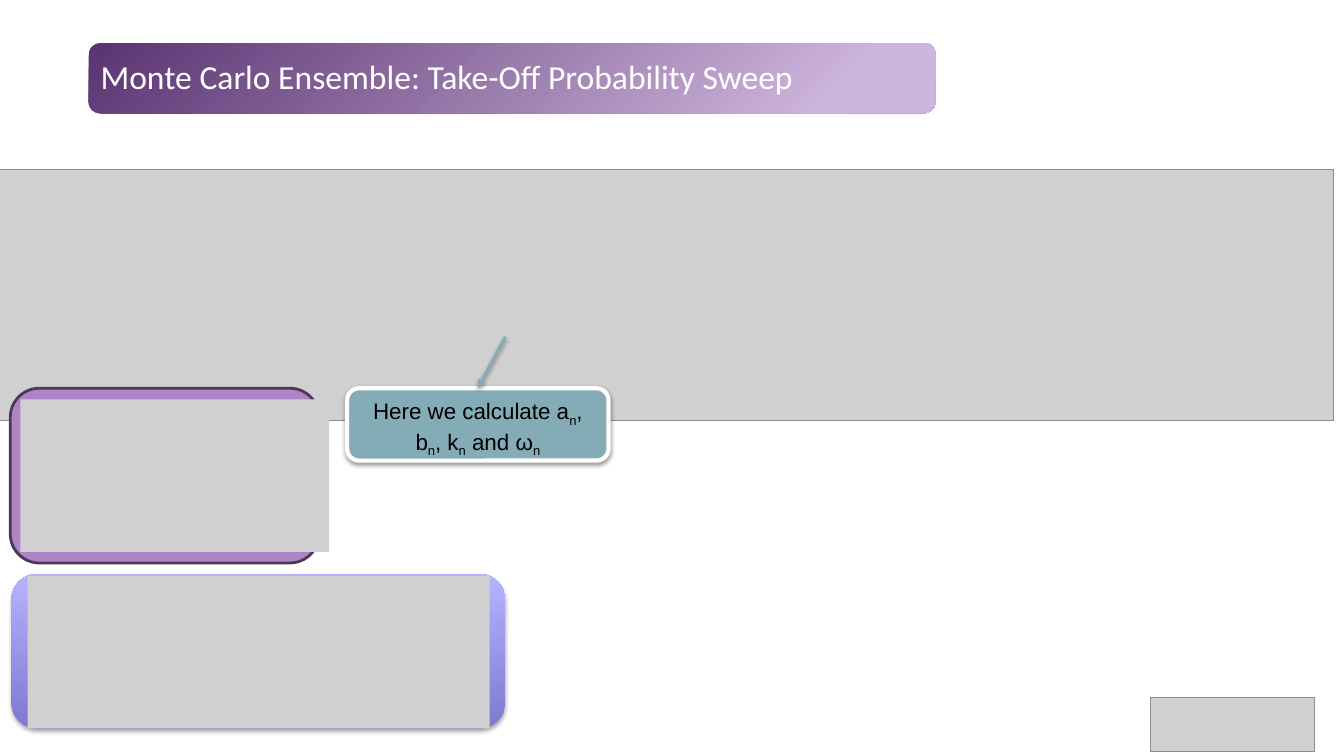
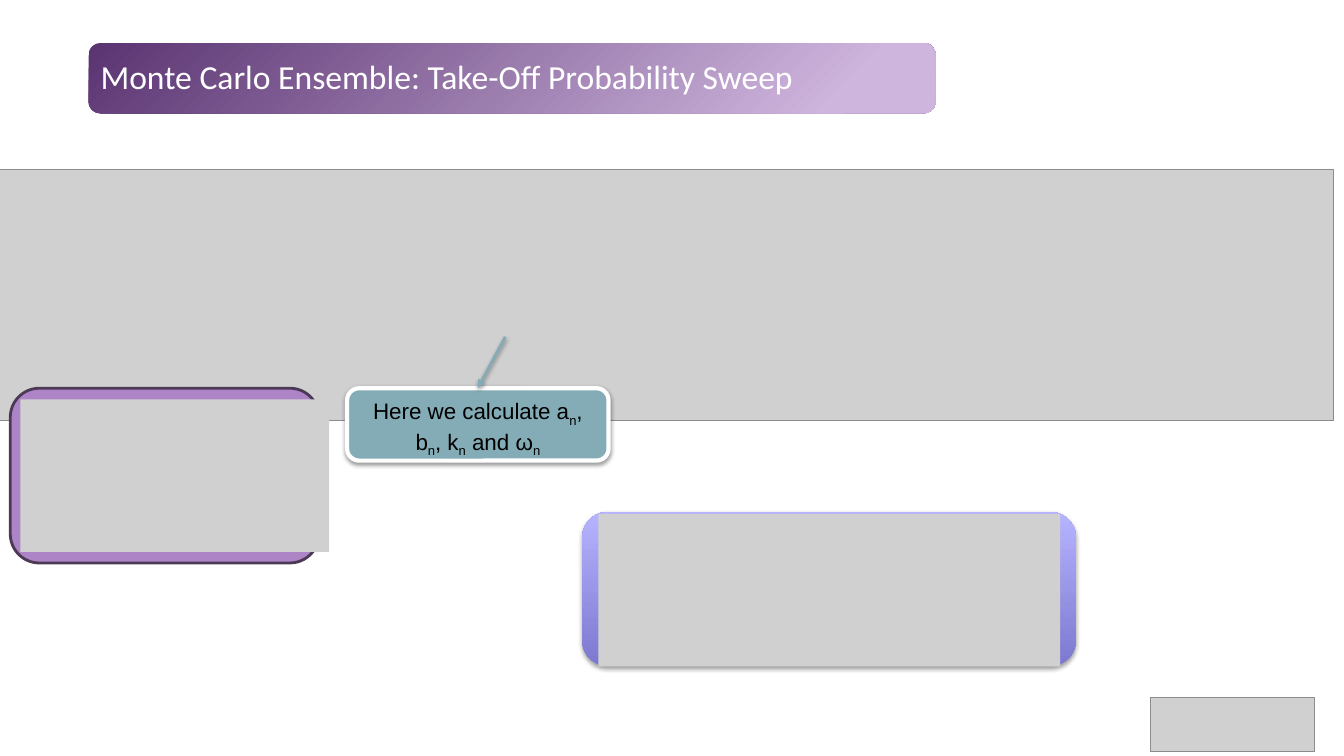
Before and after one commit to Tavi681/PoliPhysics, a slide deck: slide 30 of Tema 1/paper/Tema1.pptx (slide 21 before the commit). Drawn at 1344x756 pixels with LibreOffice and Linux fonts; fonts in the diff are those of the drawing; grey boxes stand for pictures. Boxes give left, top, right and bottom in pixels: in the first picture for what was removed or moved away, otherwise in the second. Text is boxed around its words. In the diff, an @@ line names an element or a change of style, - is before the commit and + after.

```diff
--- a/Tema 1/paper/Tema1.pptx
+++ b/Tema 1/paper/Tema1.pptx
@@ rounded rectangle: place and size @@
-rounded rectangle at bbox=[11, 575, 505, 729]
+rounded rectangle at bbox=[583, 512, 1077, 666]
@@ picture added at bbox=[599, 514, 1061, 666] @@
@@ picture removed at bbox=[28, 576, 490, 728] @@
```
Also in this commit, not shown: 7 other slides changed, 15 slides added, 6 slides removed.
